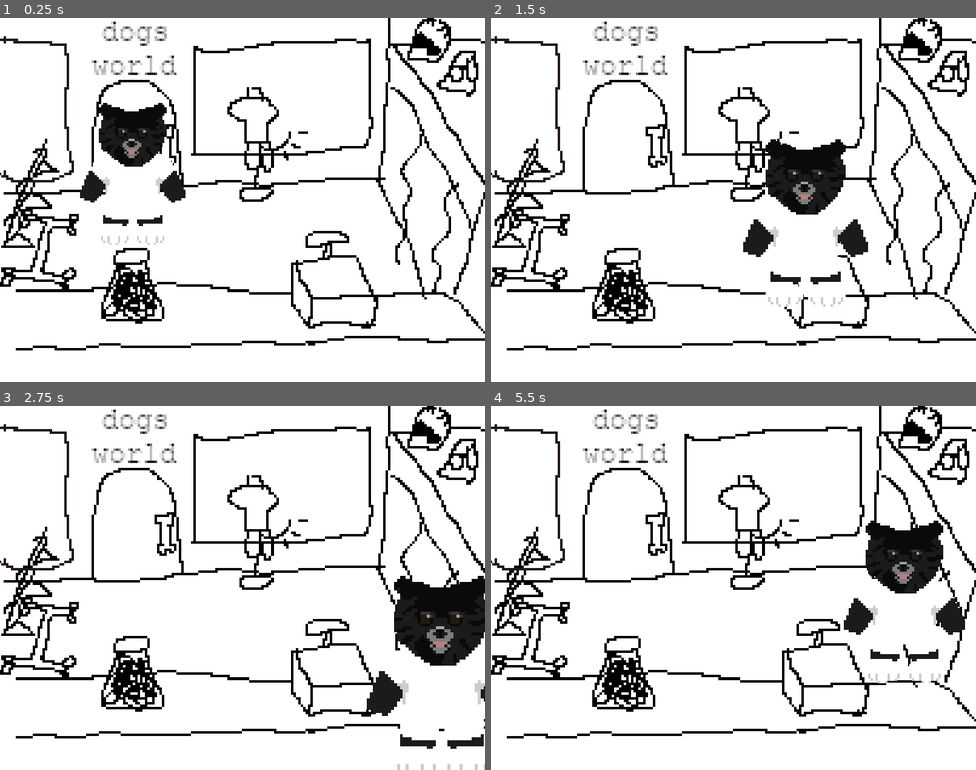
Above: before the commit, frames 1-4 (two rows, left to right).
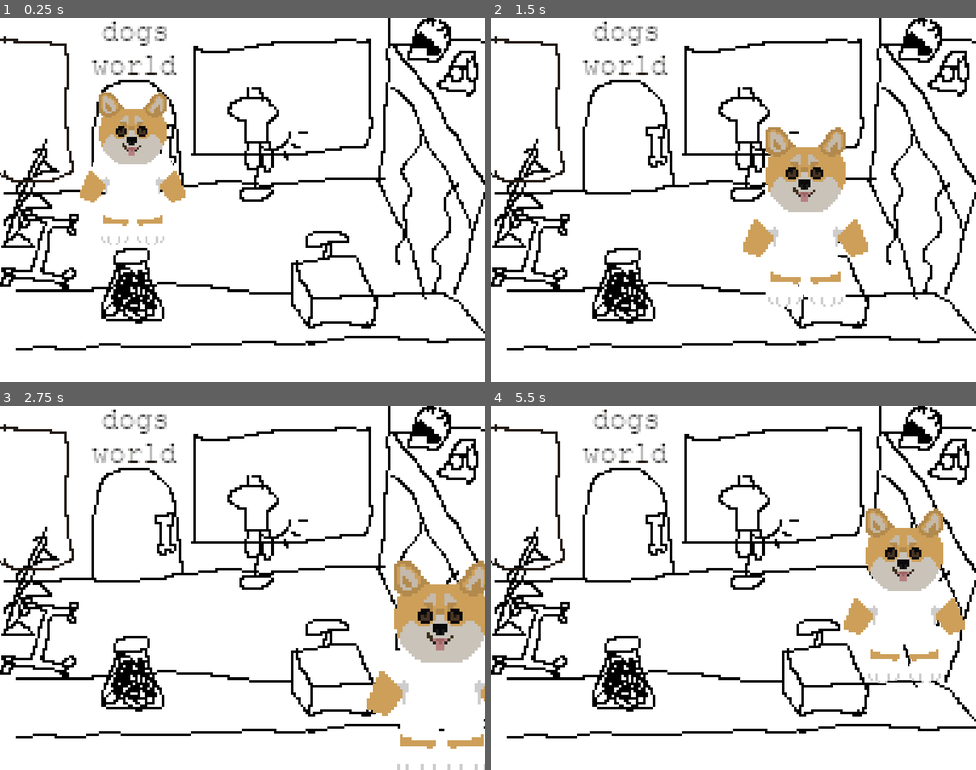
Above: after the commit, the same moments.

Repository: Katie-N/Its-a-Dogs-World
Game: Godot game, scene res://Scenes/Shop/shop.tscn
The game is run twice, just before and just after one commit, with the same random seed, the same clock (stepped at 60 frames per second) and the same inputs. The project has no main scene, so this scene is started directly.
Inputs:
- Up to frame 1 (0.25 s): no input
- Up to frame 2 (1.5 s): tap Enter at 0.5 s; hold Right (move_right) 0.53-1.28 s; hold S (move_down) from 1.28 s (still down)
- Up to frame 3 (2.75 s): release S (move_down) at 2.03 s; hold Right (move_right) from 2.03 s (still down)
- Up to frame 4 (5.5 s): release Right (move_right) at 2.78 s; hold W (move_up) 2.78-3.53 s; hold A (move_left) 3.53-5.03 s; tap Space at 4.25 s; tap Enter at 5 s; hold S (move_down) from 5.03 s (still down)

The runs differ from the first frame. In frame 1, 2.9% of the frame differs, in the area x 16-39%, y 20-58%; in frame 2, 4.0%; in frame 3, 5.0%, in the area x 75-100%, y 42-95%; in frame 4, 3.7%.

Commit message:
change shirt color

Diff:
--- /dev/null
+++ b/Scenes/Shop/TryOn.tscn
@@ -0,0 +1,90 @@
+[gd_scene format=3 uid="uid://drn4bq81tbfap"]
+
+[ext_resource type="PackedScene" uid="uid://chb2ksgqf6a6r" path="res://Scenes/dogCharacter.tscn" id="1_bae7o"]
+[ext_resource type="Script" uid="uid://bwsit1rqq73il" path="res://Scenes/Shop/try_on.gd" id="1_giymh"]
+[ext_resource type="Texture2D" uid="uid://77ckvastgmxk" path="res://Art/Characters/DogHeadSpritesheet.png" id="2_odmx6"]
+
+[sub_resource type="CompressedTexture2D" id="CompressedTexture2D_giymh"]
+
+[sub_resource type="StyleBoxFlat" id="StyleBoxFlat_mjnc6"]
+content_margin_left = 4.0
+content_margin_top = 4.0
+content_margin_right = 4.0
+content_margin_bottom = 4.0
+bg_color = Color(1, 1, 1, 1)
+corner_radius_top_left = 3
+corner_radius_top_right = 3
+corner_radius_bottom_right = 3
+corner_radius_bottom_left = 3
+corner_detail = 5
+anti_aliasing = false
+
+[node name="TryOn" type="Node2D" unique_id=2129216387]
+script = ExtResource("1_giymh")
+
+[node name="CanvasLayer" type="CanvasLayer" parent="." unique_id=1286480036]
+
+[node name="ColorRect" type="ColorRect" parent="CanvasLayer" unique_id=1154844212]
+offset_right = 799.0
+offset_bottom = 603.0
+color = Color(0.87058824, 0.7137255, 0.4745098, 1)
+
+[node name="DogCharacter" parent="CanvasLayer" unique_id=1294001680 instance=ExtResource("1_bae7o")]
+z_index = 1
+y_sort_enabled = true
+position = Vector2(174, 263)
+max_speed = 0
+
+[node name="HBoxContainer" type="HBoxContainer" parent="CanvasLayer" unique_id=1659468360]
+offset_right = 230.0
+offset_bottom = 40.0
+size_flags_horizontal = 3
+alignment = 1
+
+[node name="TextureButton" type="TextureButton" parent="CanvasLayer/HBoxContainer" unique_id=1569708498]
+layout_mode = 2
+texture_normal = SubResource("CompressedTexture2D_giymh")
+
+[node name="Corgi" type="Sprite2D" parent="CanvasLayer/HBoxContainer/TextureButton" unique_id=1157187109]
+texture = ExtResource("2_odmx6")
+hframes = 3
+
+[node name="TextureButton2" type="TextureButton" parent="CanvasLayer/HBoxContainer" unique_id=1527269654]
+layout_mode = 2
+
+[node name="Lab" type="Sprite2D" parent="CanvasLayer/HBoxContainer/TextureButton2" unique_id=1282340304]
+position = Vector2(-4, 0)
+texture = ExtResource("2_odmx6")
+hframes = 3
+frame = 1
+
+[node name="TextureButton3" type="TextureButton" parent="CanvasLayer/HBoxContainer" unique_id=131366202]
+layout_mode = 2
+
+[node name="Pom" type="Sprite2D" parent="CanvasLayer/HBoxContainer/TextureButton3" unique_id=142421407]
+position = Vector2(-8, 0)
+texture = ExtResource("2_odmx6")
+hframes = 3
+frame = 2
+
+[node name="GridContainer" type="GridContainer" parent="CanvasLayer" unique_id=25845893]
+anchors_preset = 6
+anchor_left = 1.0
+anchor_top = 0.5
+anchor_right = 1.0
+anchor_bottom = 0.5
+offset_left = -386.0
+offset_top = -66.0
+offset_right = -59.883667
+offset_bottom = 63.0
+grow_horizontal = 0
+grow_vertical = 2
+scale = Vector2(0.969, 1)
+size_flags_horizontal = 4
+columns = 7
+
+[node name="ColorButton" type="Button" parent="CanvasLayer/GridContainer" unique_id=1539771946]
+layout_mode = 2
+size_flags_horizontal = 3
+size_flags_vertical = 3
+theme_override_styles/normal = SubResource("StyleBoxFlat_mjnc6")
--- a/Scenes/Shop/shop.tscn
+++ b/Scenes/Shop/shop.tscn
@@ -12,7 +12,7 @@
 [sub_resource type="RectangleShape2D" id="RectangleShape2D_dqdqq"]
 size = Vector2(635, 299.57428)
 
-[node name="Node2D" type="Node2D" unique_id=11903330]
+[node name="Shop" type="Node2D" unique_id=11903330]
 
 [node name="BackgroundMockup" type="Sprite2D" parent="." unique_id=1847400979]
 texture_filter = 1
--- /dev/null
+++ b/Scenes/Shop/try_on.gd
@@ -0,0 +1,22 @@
+extends Node2D
+
+var availableColors = ["ffffff", "d11b00", "ff5d00", "ff9200", "ffcf00", "ffdf4f", "b3ff00", "d1ffae", "007e00", "005600", "5f8151", "bdffff", "00d9ff", "0091ff", "0047ff", "ffc0ff", "ff63ff", "771f6e", "544f54", "353135", "c8bec9"]
+
+func _ready():
+	instantiateColorButtons()
+
+func instantiateColorButtons():
+	for color in availableColors:
+		var button = $CanvasLayer/GridContainer/ColorButton.duplicate()
+		var stylebox = button.get_theme_stylebox("normal").duplicate()
+		stylebox.bg_color = Color("#" + color)
+		button.add_theme_stylebox_override("normal", stylebox)
+		$CanvasLayer/GridContainer.add_child(button)
+		button.name = color
+		button.pressed.connect(changeColor.bind(color))
+
+#	Hide the template button now that we have finished adding buttons.
+	$CanvasLayer/GridContainer/ColorButton.visible = false
+
+func changeColor(color):
+	$CanvasLayer/DogCharacter.find_child("Shirt").frame = availableColors.find(color)
--- a/Scenes/dogCharacter.tscn
+++ b/Scenes/dogCharacter.tscn
@@ -34,7 +34,6 @@
 texture_filter = 1
 texture = ExtResource("2_w7o8x")
 hframes = 3
-frame = 2
 
 [node name="Shirt" type="Sprite2D" parent="Composite Sprites" unique_id=1302232906]
 texture_filter = 1
@@ -58,4 +57,3 @@
 texture_filter = 1
 texture = ExtResource("4_up476")
 hframes = 3
-frame = 2
Not shown, added: Scenes/Shop/try_on.gd.uid
Not shown, changed: Art/Characters/Bodies.xcf
Not shown, added: Art/Items/DogHeadAndBodySpritesheet.xcf
Not shown, added: Scenes/Shop/TryOn.tscn23460193043.tmp
Not shown, added: Scenes/Shop/TryOn.tscn23471072746.tmp
